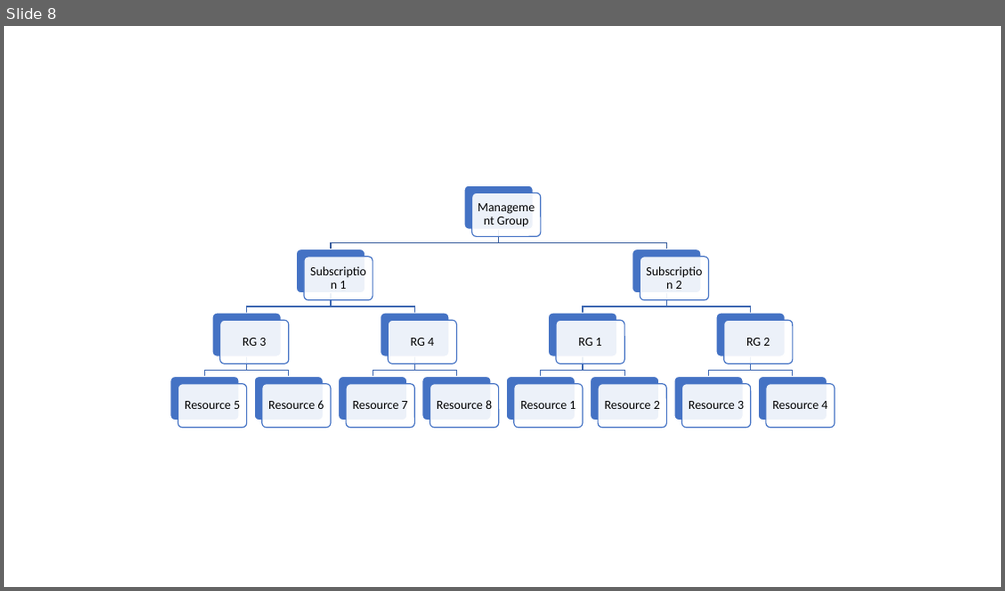
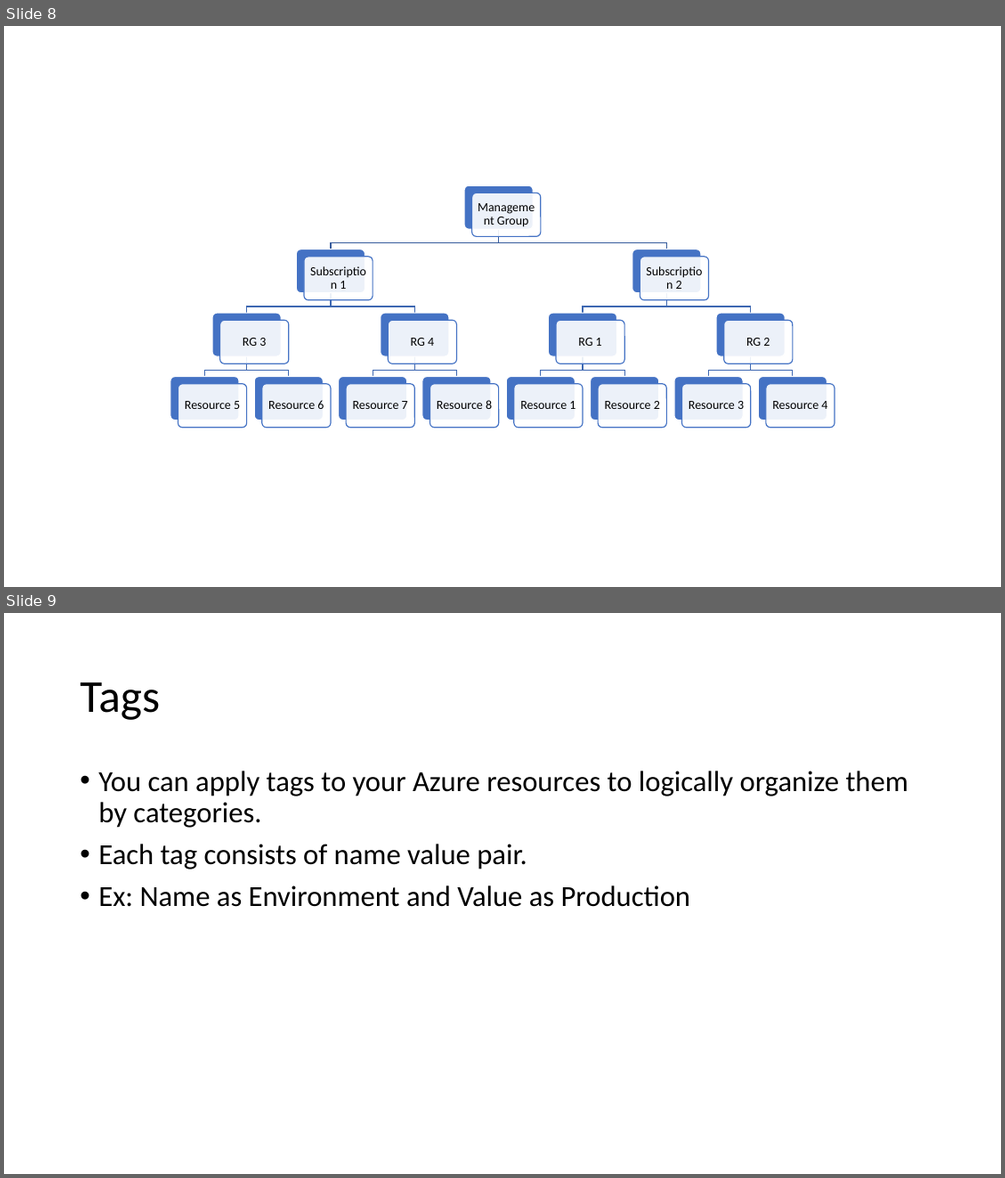
Before and after one commit to ayushrathi15/03June-AZ104, a slide deck: Governance and Compliance.pptx. Shown one above the other, each under a label of ours: slide 8 before the commit, slides 8 and 9 after it. The pictures are 1005x591 and 1005x1178 pixels, drawn with LibreOffice and Linux fonts; fonts in the diff are those of the drawing. Boxes give left, top, right and bottom in pixels: in the first picture for what was removed or moved away, otherwise in the second. Text is boxed around its words. In the diff, an @@ line names an element or a change of style, - is before the commit and + after.

```diff
--- a/Governance and Compliance.pptx
+++ b/Governance and Compliance.pptx
@@ slide 9 added at [4,613,1001,1174], background #FFFFFF @@
@@ title added at [80,682,160,720], 44 pt, text #000000 @@
+Tags
@@ text added at [98,771,908,907], 28 pt, text #000000 @@
+• You can apply tags to your Azure resources to logically organize them by categories.
+• Each tag consists of name value pair.
+• Ex: Name as Environment and Value as Production
```
Also in this commit, not shown: 16 other slides added.
